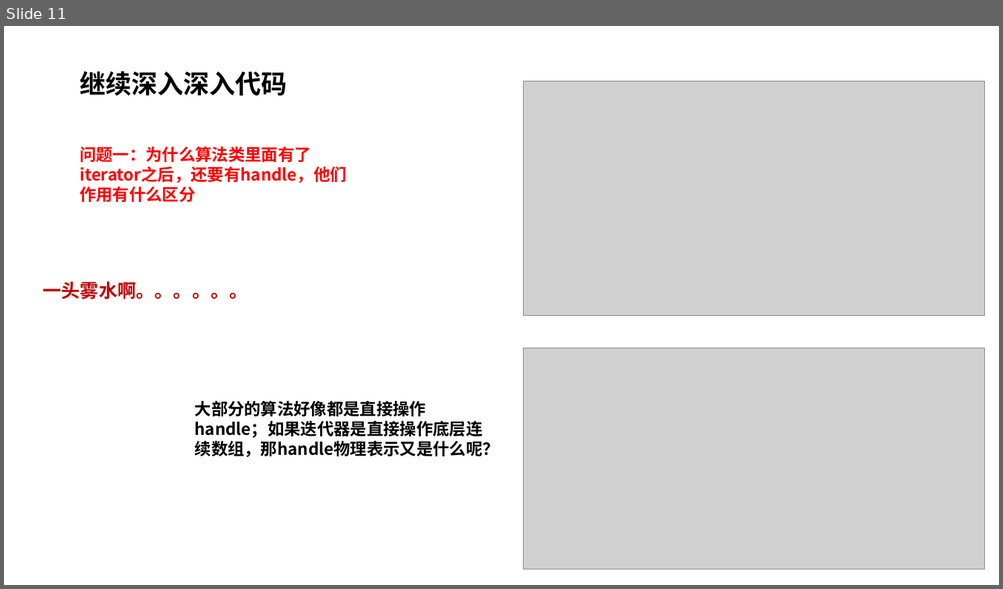
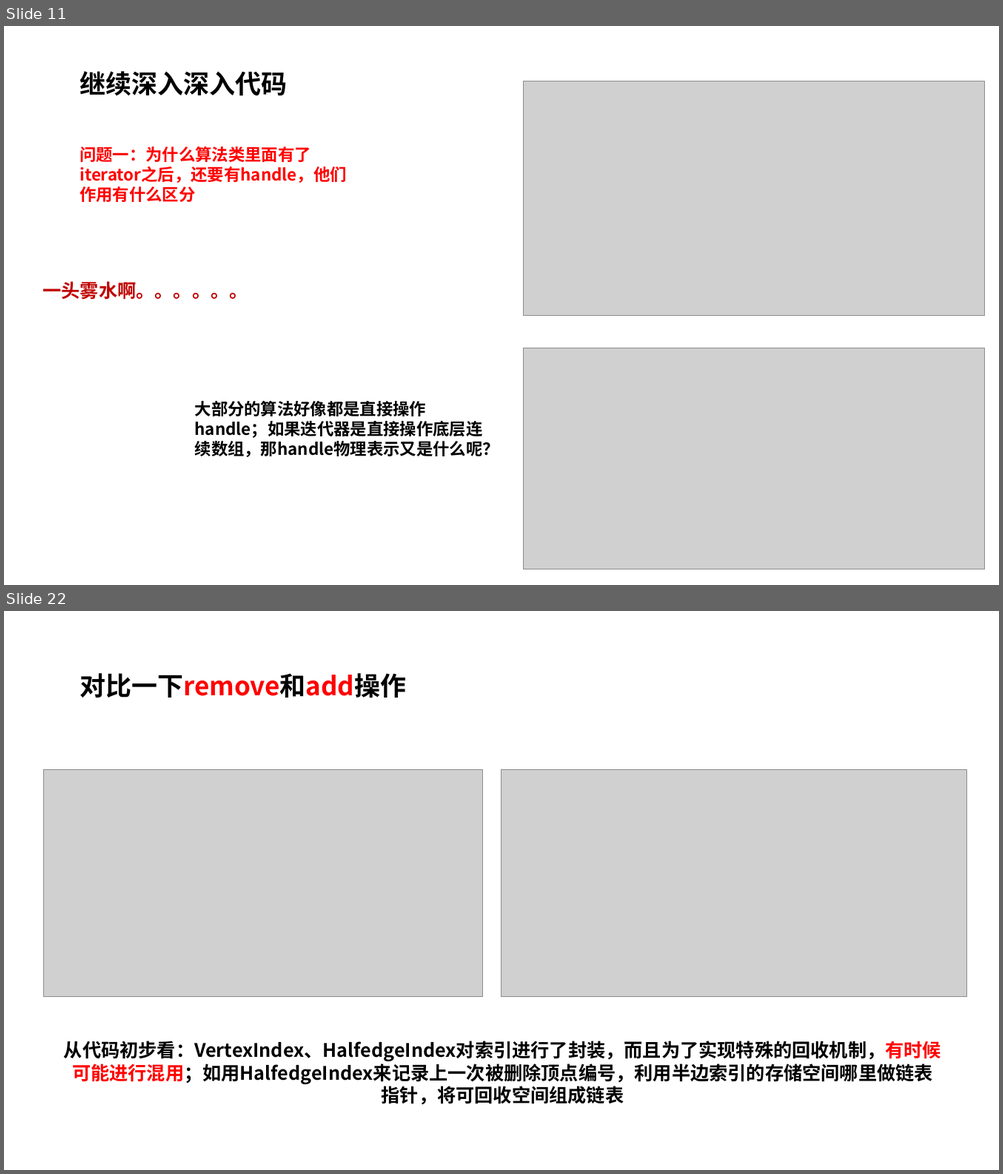
Before and after one commit to pczpcz/GAME102Learning, a slide deck: note/01 geometry algorithm/CGAL.pptx. Shown one above the other, each under a label of ours: slide 11 before the commit, slides 11 and 22 after it; the slides between them are not shown. The pictures are 1003x589 and 1003x1174 pixels, drawn with LibreOffice and Linux fonts; fonts in the diff are those of the drawing; grey boxes stand for pictures. Boxes give left, top, right and bottom in pixels: in the first picture for what was removed or moved away, otherwise in the second. Text is boxed around its words. In the diff, an @@ line names an element or a change of style, - is before the commit and + after.

```diff
--- a/note/01 geometry algorithm/CGAL.pptx
+++ b/note/01 geometry algorithm/CGAL.pptx
@@ slide 22 added at (4, 611, 999, 1170), background #FFFFFF @@
@@ title added at (79, 673, 406, 698), 25 pt, text #FF0000, bold @@
+对比一下remove和add操作
@@ picture added at (43, 770, 482, 997) @@
@@ picture added at (501, 770, 966, 997) @@
@@ text added at (64, 1041, 941, 1105), 18 pt, text #000000, bold @@
+从代码初步看：VertexIndex、HalfedgeIndex对索引进行了封装，而且为了实现特殊的回收机制，有时候可能进行混用；如用HalfedgeIndex来记录上一次被删除顶点编号，利用半边索引的存储空间哪里做链表指针，将可回收空间组成链表
```
Also in this commit, not shown: 1 slide changed, 26 other slides added, 2 other files.
